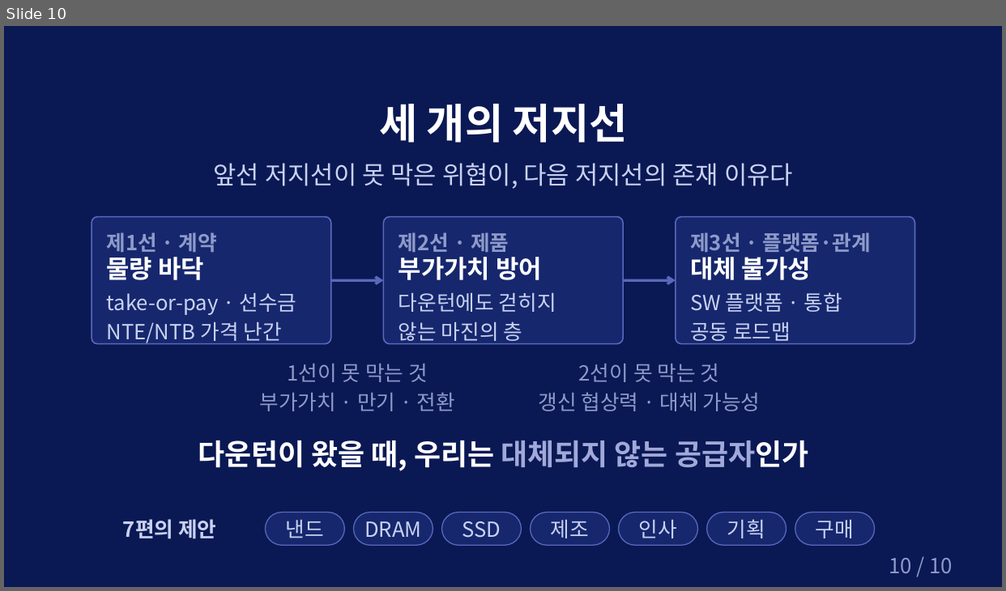
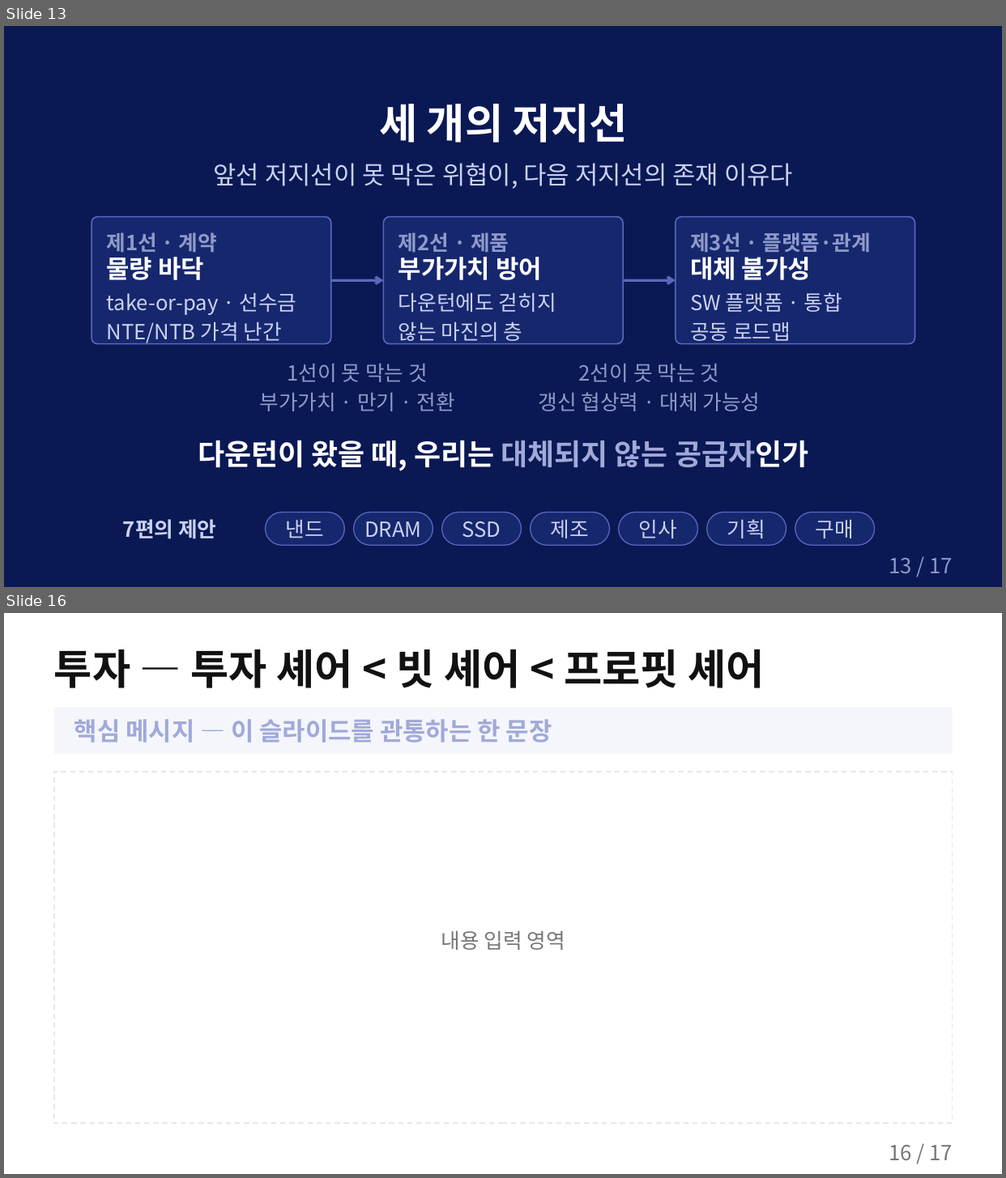
Before and after one commit to k31001/action-learning, a slide deck: outputs/presentation/storyline-common-overview.pptx. Shown one above the other, each under a label of ours: slide 10 before the commit, slides 13 and 16 after it; the slides between them are not shown. The pictures are 1006x591 and 1006x1178 pixels, drawn with LibreOffice and Linux fonts; fonts in the diff are those of the drawing; background and template pictures are left out. Boxes give left, top, right and bottom in pixels: in the first picture for what was removed or moved away, otherwise in the second. Text is boxed around its words. In the diff, an @@ line names an element or a change of style, - is before the commit and + after.

```diff
--- a/outputs/presentation/storyline-common-overview.pptx
+++ b/outputs/presentation/storyline-common-overview.pptx
@@ slide 16 added at [4,613,1002,1174], background #FFFFFF @@
@@ text added at [54,649,765,688], 40 pt, text #111111, bold @@
+투자 — 투자 셰어 < 빗 셰어 < 프로핏 셰어
@@ rectangle added at [54,707,953,754], fill #F4F6FB @@
@@ text added at [74,719,552,743], 24 pt, text #A1A9D9, bold @@
+핵심 메시지 — 이 슬라이드를 관통하는 한 문장
@@ rectangle added at [54,772,953,1123], outline #E5E7EB 1.25 pt dashed @@
@@ text added at [441,931,565,950], 20 pt, text #767676 @@
+내용 입력 영역
@@ text added at [889,1145,953,1161], 20 pt, text #767676 @@
+16 / 17
@@ what was slide 10 is now slide 13 @@
@@ slide 13 changed as well @@
@@ text at [889,558,953,574]: text changed @@
-10 / 10
+13 / 17
```
Also in this commit, not shown: 8 other slides changed, 6 other slides added, 4 other files.
